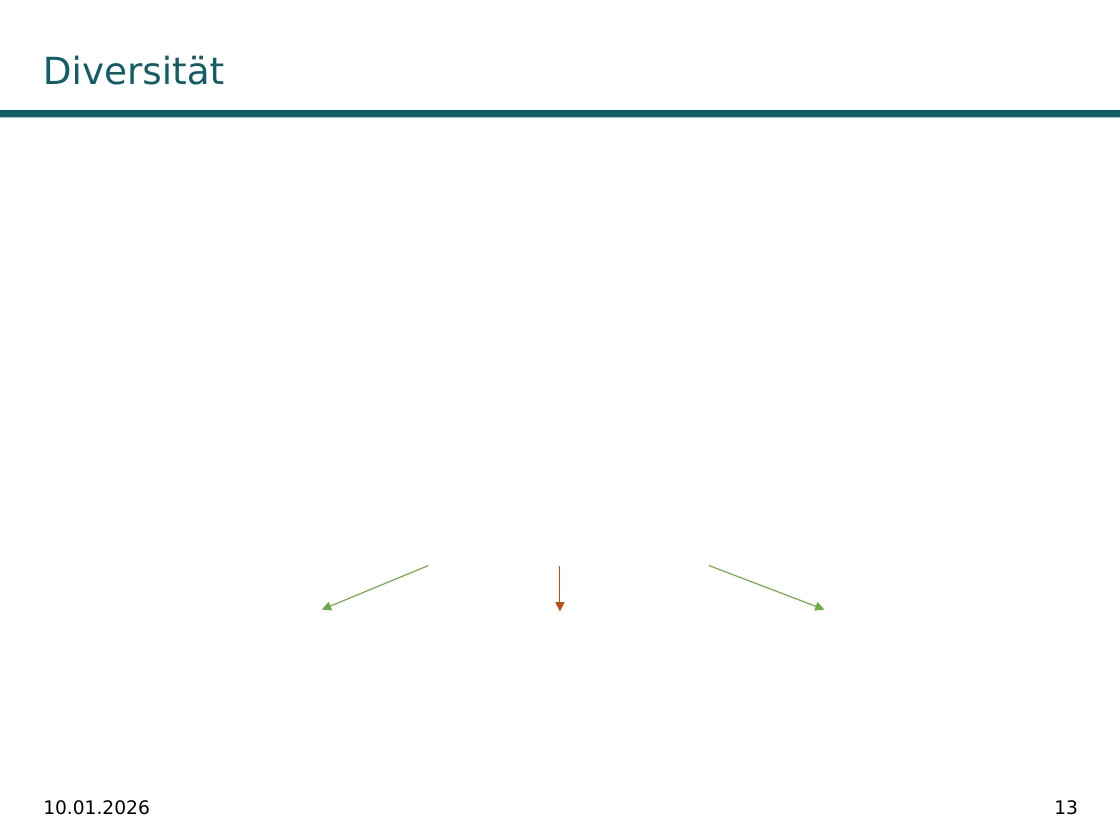
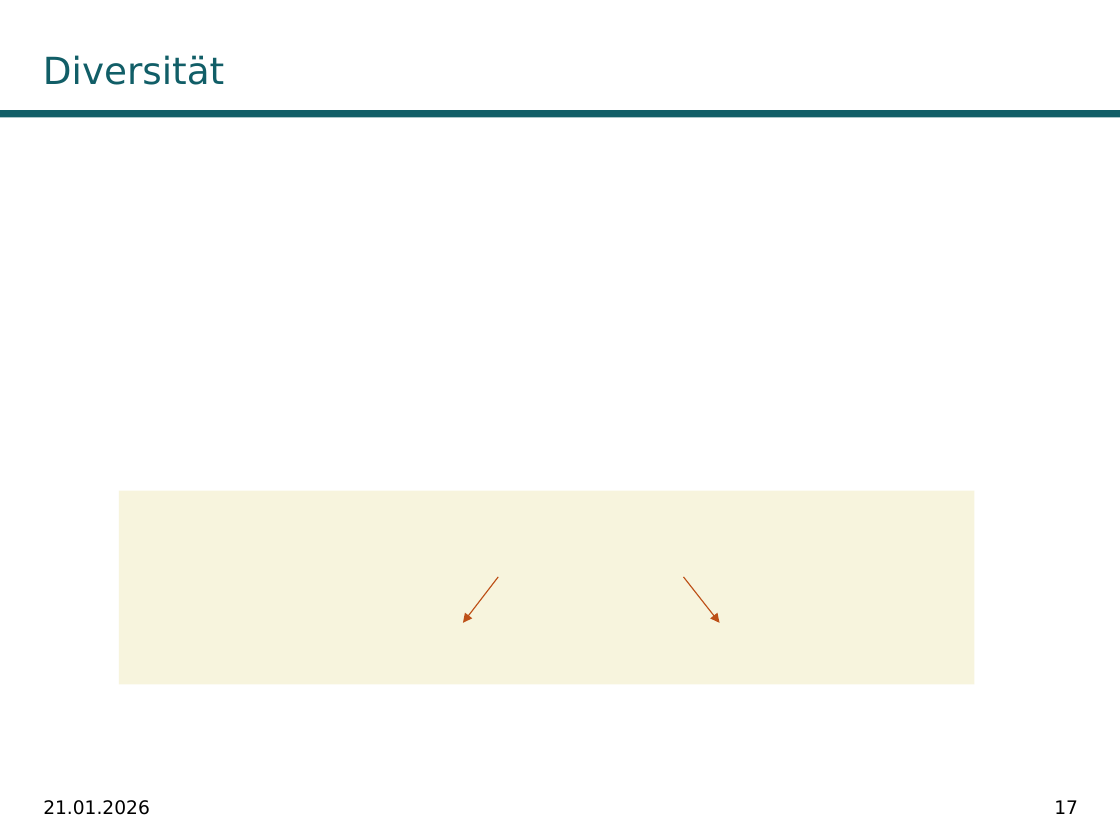
Before and after one commit to fabiw98/Seminar_DICE, a slide deck: slide 17 of Präsentation/DiCE_PowerPoint.potx (slide 13 before the commit). Drawn at 1120x840 pixels with LibreOffice and Linux fonts; fonts in the diff are those of the drawing; grey boxes stand for pictures; background and template pictures are left out. Boxes give left, top, right and bottom in pixels: in the first picture for what was removed or moved away, otherwise in the second. Text is boxed around its words. In the diff, an @@ line names an element or a change of style, - is before the commit and + after.

```diff
--- a/Präsentation/DiCE_PowerPoint.potx
+++ b/Präsentation/DiCE_PowerPoint.potx
@@ rectangle added at <box>119,491,974,684</box>, fill #F7F4DD @@
@@ arrow removed from (709, 566) to (824, 609) @@
@@ arrow moved from (429, 566) - (321, 609) to (498, 577) - (463, 623) @@
@@ arrow (498, 577) - (463, 623): stroke #6DAC43 0.75 pt to #BE5017 0.75 pt @@
@@ arrow moved from (560, 566) - (560, 612) to (683, 577) - (719, 623) @@
@@ text at <box>43,800,150,815</box>: text changed @@
-10.01.2026
+21.01.2026
@@ page number at <box>1054,800,1078,814</box>: text changed @@
-13
+17
```
Also in this commit, not shown: 30 other slides changed, 8 slides added, 3 slides removed, 18 other files.
